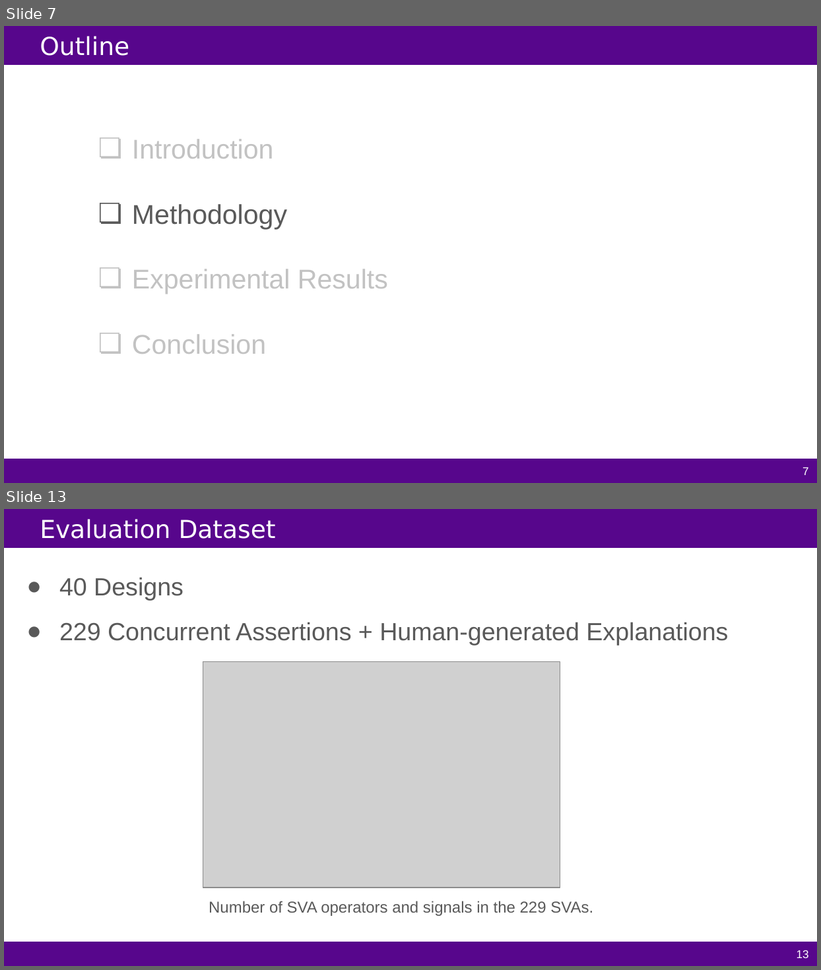
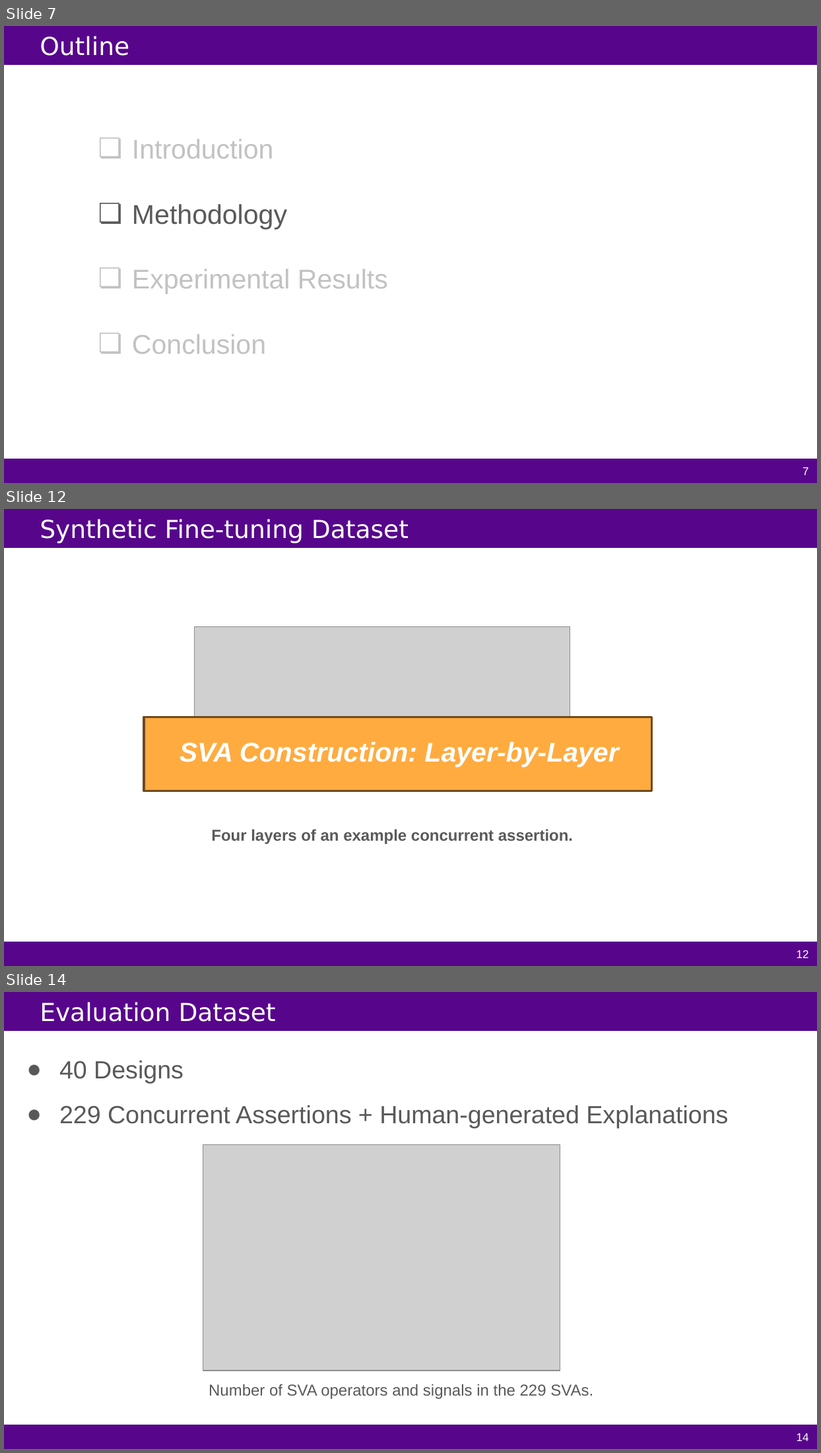
Before and after one commit to FCHXWH823/LLM4ChipDesign, a slide deck: slides/MLCAD25-Hybrid-NL2SVA.pptx. Shown one above the other, each under a label of ours: slides 7 and 13 before the commit, slides 7, 12 and 14 after it; the slides between them are not shown. The pictures are 821x970 and 821x1453 pixels, drawn with LibreOffice and Linux fonts; fonts in the diff are those of the drawing; grey boxes stand for pictures. Boxes give left, top, right and bottom in pixels: in the first picture for what was removed or moved away, otherwise in the second. Text is boxed around its words. In the diff, an @@ line names an element or a change of style, - is before the commit and + after.

```diff
--- a/slides/MLCAD25-Hybrid-NL2SVA.pptx
+++ b/slides/MLCAD25-Hybrid-NL2SVA.pptx
@@ slide 12 added at bbox=[4, 509, 817, 966], background #FFFFFF; not listed: 2 template elements that a slide beside it also shows @@
@@ title added at bbox=[40, 519, 409, 543], 22 pt, text #FFFFFF @@
+Synthetic Fine-tuning Dataset
@@ picture added at bbox=[194, 627, 570, 782] @@
@@ rectangle added at bbox=[144, 717, 652, 791], fill #FFAB40, outline #704B1C 2 pt @@
@@ text added at bbox=[180, 742, 618, 768], 24 pt, text #FFFFFF, bold, italic @@
+SVA Construction: Layer-by-Layer
@@ text added at bbox=[211, 829, 573, 844], 14 pt, text #595959, bold @@
+Four layers of an example concurrent assertion.
@@ page number added at bbox=[797, 951, 809, 958], 10 pt, text #FFFFFF @@
+12
@@ what was slide 13 is now slide 14 @@
@@ page number at bbox=[797, 1434, 809, 1441]: text changed @@
-13
+14
```
Also in this commit, not shown: 6 slides changed, 2 other slides added, 2 slides removed.
